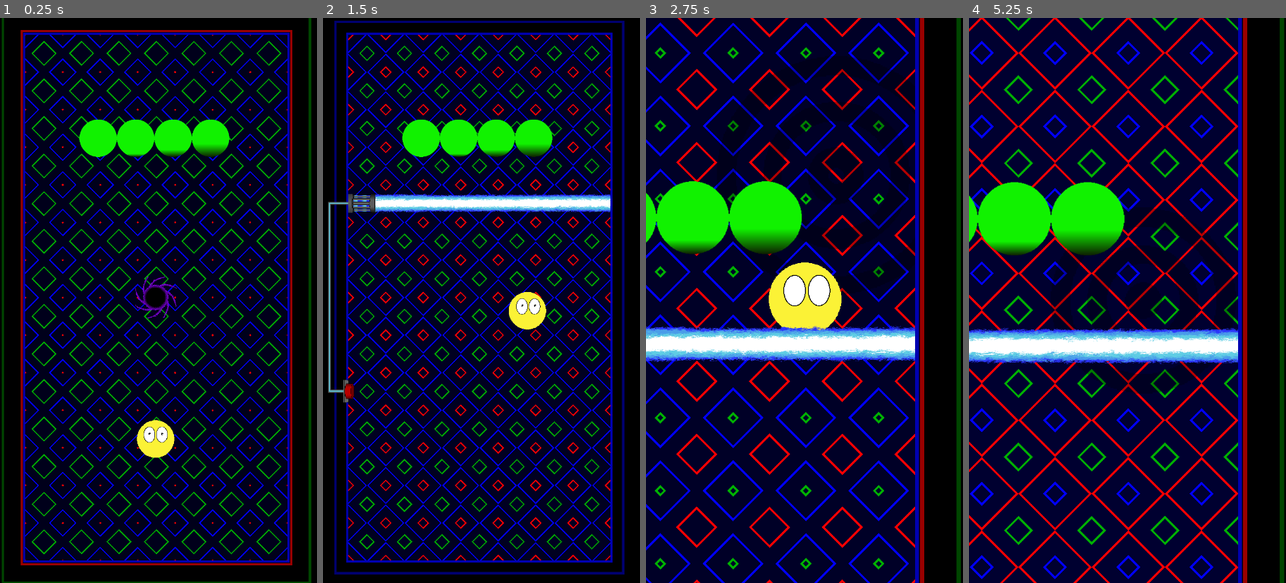
Above: before the commit, frames 1-4 (left to right).
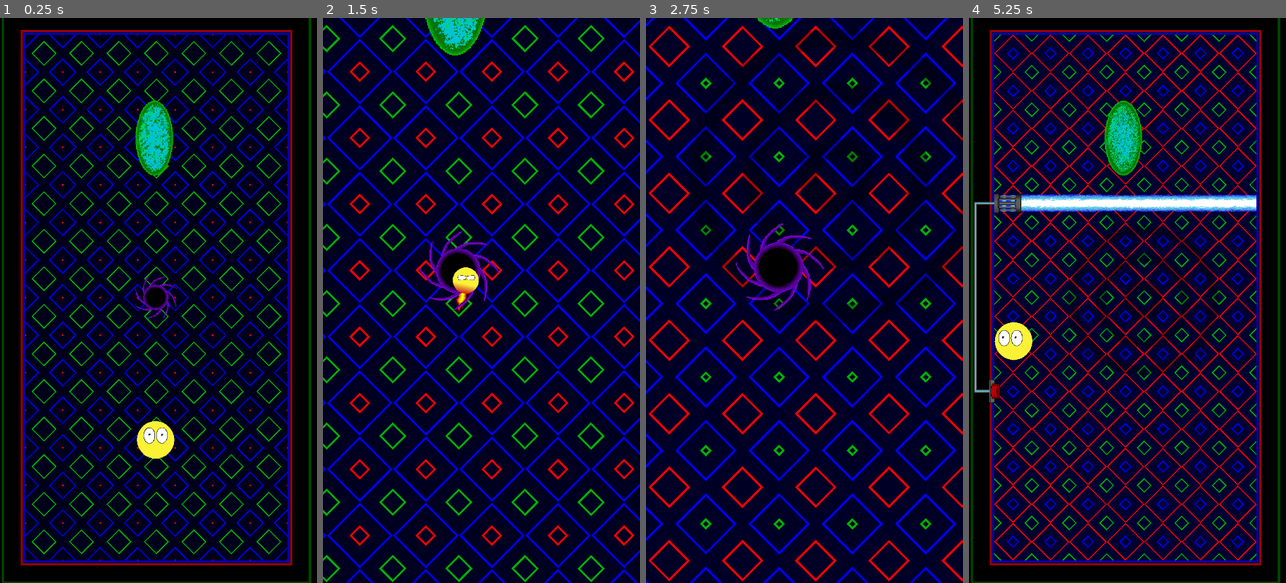
Above: after the commit, the same moments.

Repository: MisinformedOwl/GravityBlitz
Game: Godot game, scene res://game.tscn
Two runs of this game, one before a commit and one after it. Both use one fixed random seed, a clock stepped at 60 frames per second and the inputs below.
Inputs (mouse positions are in pixels of both pictures, inside the frame that each line leads up to):
- Up to frame 1 (0.25 s): no input
- Up to frame 2 (1.5 s): move the mouse to (551, 272) at 0.52 s; press the mouse at (551, 272) at 0.53 s; move the mouse to (418, 328) at 1.27 s; release the mouse at (418, 328) at 1.28 s; click (418, 328) at 1.35 s
- Up to frame 3 (2.75 s): move the mouse to (836, 176) at 2.02 s; press the mouse at (836, 176) at 2.03 s
- Up to frame 4 (5.25 s): move the mouse to (1111, 413) at 2.77 s; release the mouse at (1111, 413) at 2.78 s; click (1111, 413) at 2.85 s; move the mouse to (1222, 385) at 3.52 s; press the mouse at (1222, 385) at 3.53 s; move the mouse to (1032, 215) at 4.27 s; release the mouse at (1032, 215) at 4.28 s; click (1032, 215) at 4.35 s; move the mouse to (1143, 300) at 5.02 s; press the mouse at (1143, 300) at 5.03 s

The runs differ from the first frame. In frame 1, 3.3% of the frame differs, in the area x 24-73%, y 14-78%; in frame 2, 50%; in frame 3, 46%; in frame 4, 51%, in the area x 0-100%, y 0-100%.

Commit message:
Added black hole death animation, also added more features for managing deaths. Added a portal animation for the goal. However i'm unhappy with it and will be coming back to it.

Diff:
--- a/Levels/Level 22.tscn
+++ b/Levels/Level 22.tscn
@@ -190,7 +190,7 @@
 position = Vector2(-63, 0)
 tile_set = SubResource("TileSet_watif")
 format = 2
-layer_0/tile_data = PackedInt32Array(-65536, 65536, 1, -6553 …(497 unchanged characters)… 589811, 65536, 2, 524275, 0, 0, 131059, 196608, 2, 196595, 196608, 2, 262131, 196608, 2, 327667, 196608, 2, 393203, 196608, 2, 458739, 196608, 2, 65523, 65536, 1)
+layer_0/tile_data = PackedInt32Array(-65536, 65536, 1, -6553 …(497 unchanged characters)… 589811, 65536, 2, 524275, 0, 0, 131059, 65536, 1, 196595, 196608, 2, 262131, 196608, 2, 327667, 196608, 2, 393203, 196608, 2, 458739, 196608, 2)
 
 [node name="Collision" type="CollisionShape2D" parent="Button" index="2"]
 position = Vector2(0, 2.5)
@@ -223,32 +223,27 @@
 position = Vector2(-28, 960)
 rotation = 1.5708
 
-[node name="Laser Cannon7" parent="Button" index="10" instance=ExtResource("10_yottp")]
-position = Vector2(-1506, 64)
-rotation = -1.5708
-debugmode = true
-
-[node name="Laser Cannon8" parent="Button" index="11" instance=ExtResource("10_yottp")]
+[node name="Laser Cannon8" parent="Button" index="10" instance=ExtResource("10_yottp")]
 position = Vector2(-1506, 192)
 rotation = -1.5708
 
-[node name="Laser Cannon9" parent="Button" index="12" instance=ExtResource("10_yottp")]
+[node name="Laser Cannon9" parent="Button" index="11" instance=ExtResource("10_yottp")]
 position = Vector2(-1506, 320)
 rotation = -1.5708
 
-[node name="Laser Cannon10" parent="Button" index="13" instance=ExtResource("10_yottp")]
+[node name="Laser Cannon10" parent="Button" index="12" instance=ExtResource("10_yottp")]
 position = Vector2(-1506, 447)
 rotation = -1.5708
 
-[node name="Laser Cannon11" parent="Button" index="14" instance=ExtResource("10_yottp")]
+[node name="Laser Cannon11" parent="Button" index="13" instance=ExtResource("10_yottp")]
 position = Vector2(-1506, 576)
 rotation = -1.5708
 
-[node name="Laser Cannon12" parent="Button" index="15" instance=ExtResource("10_yottp")]
+[node name="Laser Cannon12" parent="Button" index="14" instance=ExtResource("10_yottp")]
 position = Vector2(-1506, 704)
 rotation = -1.5708
 
-[node name="Laser Cannon13" parent="Button" index="16" instance=ExtResource("10_yottp")]
+[node name="Laser Cannon13" parent="Button" index="15" instance=ExtResource("10_yottp")]
 position = Vector2(-1506, 832)
 rotation = -1.5708
 
--- a/Levels/Level 30.tscn
+++ b/Levels/Level 30.tscn
@@ -14,5 +14,10 @@
 [node name="Wall" parent="." index="3"]
 layer_0/tile_data = PackedInt32Array(0, 0, 1, 65536, 0, 1, 131072, 0, 1, 196608, 0, 1, 262144, 0, 1, 327680, 0, 1, 3932 …(685 unchanged characters)…
 
+[node name="Player" parent="." index="4"]
+z_index = 0
+
 [node name="Black Hole" parent="." index="7" instance=ExtResource("2_uogtt")]
 position = Vector2(575, 897)
+
+[editable path="Player"]
--- a/MapFunctionality.gd
+++ b/MapFunctionality.gd
@@ -10,6 +10,7 @@
 
 var goals = []
 var gPointers = []
+var playerDying : bool = false
 
 signal goal_reached
 signal playerDeath
@@ -57,11 +58,16 @@
 	mouseInput()
 	background.position = camera.position
 
-func _playerDying():
-	if !camera.moving:
-		camera.set_physics_process(true)
-	var tween = create_tween()
-	tween.tween_property(camera, "zoom", Vector2(1.3,1.3), 1).set_trans(Tween.TRANS_QUAD)
+func _playerDying(cause):
+	if !playerDying:
+		var tween = create_tween()
+		tween.tween_property(camera, "zoom", Vector2(1.3, 1.3), 1).set_trans(Tween.TRANS_QUAD)
+		if !camera.moving:
+			camera.set_physics_process(true)
+		if cause == "blackhole":
+			camera.position = player.position
+			camera.set_physics_process(false)
+		playerDying = true
 
 func _goal_reached(_body):
 	emit_signal("goal_reached")
--- a/Mechanics and Assets/Black Hole.gd
+++ b/Mechanics and Assets/Black Hole.gd
@@ -2,6 +2,7 @@
 
 var playerInGrav: bool = false
 var player: CharacterBody2D
+var gravMult: float = 1.0
 @onready var sprite = $AnimatedSprite2D
 
 func _ready():
@@ -10,10 +11,12 @@
 
 func _on_body_entered(body):
 	if body.name == "Player":
-		body.blackHoleDeath()
+		gravMult = 20.0
+		body.blackHoleDeath(position)
 
 func _physics_process(_delta):
-	player.grav(global_position, false, lerp(1.1, 0.0, clamp(player.global_position.distance_to(global_position) / 1000.0, 0.0, 1.0)))
+	print(gravMult)
+	player.grav(global_position, false, lerp(1.0*gravMult, 0.0, clamp(player.global_position.distance_to(global_position) / 1000.0, 0.0, 1.0)))
 
 func _on_area_2d_body_entered(body):
 	if body.name == "Player":
--- a/Mechanics and Assets/Goal.gd
+++ b/Mechanics and Assets/Goal.gd
@@ -1 +1,5 @@
 extends Area2D
+@onready var sprite = $Sprite
+
+func _ready():
+	sprite.play("default")
--- a/Mechanics and Assets/Goal.tscn
+++ b/Mechanics and Assets/Goal.tscn
@@ -1,17 +1,54 @@
-[gd_scene load_steps=4 format=3 uid="uid://8uqvnx8qycrk"]
+[gd_scene load_steps=9 format=3 uid="uid://8uqvnx8qycrk"]
 
 [ext_resource type="Script" path="res://Mechanics and Assets/Goal.gd" id="1_5epr8"]
-[ext_resource type="Texture2D" uid="uid://c4mtdao8fd4u7" path="res://ball.png" id="1_s4rq4"]
+[ext_resource type="Texture2D" uid="uid://fjnhaxvyo7i" path="res://Mechanics and Assets/goal.png" id="2_hhoxq"]
+
+[sub_resource type="AtlasTexture" id="AtlasTexture_c42mk"]
+atlas = ExtResource("2_hhoxq")
+region = Rect2(0, 0, 128, 128)
+
+[sub_resource type="AtlasTexture" id="AtlasTexture_o7sau"]
+atlas = ExtResource("2_hhoxq")
+region = Rect2(128, 0, 128, 128)
+
+[sub_resource type="AtlasTexture" id="AtlasTexture_pjsp8"]
+atlas = ExtResource("2_hhoxq")
+region = Rect2(256, 0, 128, 128)
+
+[sub_resource type="AtlasTexture" id="AtlasTexture_1ugir"]
+atlas = ExtResource("2_hhoxq")
+region = Rect2(384, 0, 128, 128)
+
+[sub_resource type="SpriteFrames" id="SpriteFrames_tu64d"]
+animations = [{
+"frames": [{
+"duration": 1.0,
+"texture": SubResource("AtlasTexture_c42mk")
+}, {
+"duration": 1.0,
+"texture": SubResource("AtlasTexture_o7sau")
+}, {
+"duration": 1.0,
+"texture": SubResource("AtlasTexture_pjsp8")
+}, {
+"duration": 1.0,
+"texture": SubResource("AtlasTexture_1ugir")
+}],
+"loop": true,
+"name": &"default",
+"speed": 10.0
+}]
 
 [sub_resource type="CircleShape2D" id="CircleShape2D_4yvex"]
-radius = 18.0
+radius = 32.249
 
 [node name="Goal" type="Area2D"]
+scale = Vector2(2, 2)
 script = ExtResource("1_5epr8")
 
-[node name="Sprite" type="Sprite2D" parent="."]
-modulate = Color(0.0666666, 1, 0, 1)
-texture = ExtResource("1_s4rq4")
+[node name="Sprite" type="AnimatedSprite2D" parent="."]
+texture_filter = 1
+sprite_frames = SubResource("SpriteFrames_tu64d")
 
 [node name="Collision" type="CollisionShape2D" parent="."]
 shape = SubResource("CircleShape2D_4yvex")
--- a/Mechanics and Assets/Player.tscn
+++ b/Mechanics and Assets/Player.tscn
@@ -103,12 +103,42 @@
 "values": [Vector2(0, 0), Vector2(0, 600)]
 }
 
+[sub_resource type="Animation" id="Animation_w05mf"]
+resource_name = "blackholeDeath"
+length = 2.0
+tracks/0/type = "value"
+tracks/0/imported = false
+tracks/0/enabled = true
+tracks/0/path = NodePath(".:scale")
+tracks/0/interp = 1
+tracks/0/loop_wrap = true
+tracks/0/keys = {
+"times": PackedFloat32Array(0, 1.1),
+"transitions": PackedFloat32Array(1, 1),
+"update": 0,
+"values": [Vector2(1, 1), Vector2(1e-05, 1e-05)]
+}
+
 [sub_resource type="Animation" id="Animation_m11gg"]
 resource_name = "laserDeath"
+length = 2.0
+tracks/0/type = "value"
+tracks/0/imported = false
+tracks/0/enabled = true
+tracks/0/path = NodePath(".:scale")
+tracks/0/interp = 1
+tracks/0/loop_wrap = true
+tracks/0/keys = {
+"times": PackedFloat32Array(),
+"transitions": PackedFloat32Array(),
+"update": 0,
+"values": []
+}
 
 [sub_resource type="AnimationLibrary" id="AnimationLibrary_m3xdx"]
 _data = {
 "Pitfall Death": SubResource("Animation_pdf86"),
+"blackholeDeath": SubResource("Animation_w05mf"),
 "laserDeath": SubResource("Animation_m11gg")
 }
 
@@ -272,6 +302,7 @@
 }]
 
 [node name="Player" type="CharacterBody2D"]
+z_index = 3
 texture_filter = 1
 collision_layer = 2
 collision_mask = 2
--- a/Player.gd
+++ b/Player.gd
@@ -3,12 +3,14 @@
 @onready var eyes = $Eyes
 @onready var fire = $FireAnim
 @onready var sprite = $Sprite
+@onready var animation = $AnimationPlayer
+
 
 const SPEEDTHRESHOLD = 13
 
 signal death
 signal movedATile
-signal playerDying
+signal playerDying(String)
 
 var dying             : bool = false
 var currSpeed         : float
@@ -23,6 +25,7 @@
 
 func _ready():
 	fire.play()
+	z_index = 1
 
 func decodeVelocity(pos,dist,dir, inverse : int = 0, str: float = 1):
 	velocity += ((pos-global_position)/(dist/40) * (1 - 2 * inverse) * str)
@@ -63,7 +66,7 @@
 	if !dying:
 		sprite.rotation = 0
 		lockdownAnims()
-		moveCameraDeath()
+		moveCameraDeath("laser")
 		var ShaderMat = ShaderMaterial.new()
 		ShaderMat.shader = shaders[0]
 		ShaderMat.set_shader_parameter("time", Time.get_ticks_msec()/1000)
@@ -71,21 +74,28 @@
 		eyes.material = ShaderMat
 		eyes.closeEyes()
 		dying = true
+		animation.play("laserDeath")
 
-func blackHoleDeath():
-	dead()
+func blackHoleDeath(pos):
+	if !dying:
+		moveCameraDeath("blackhole")
+		lockdownAnims()
+		animation.play("blackholeDeath")
+		set_physics_process(false)
+		var tween = create_tween()
+		tween.tween_property(self, "position", pos, 1)
 
 func pitfallDeath():
-	moveCameraDeath()
+	moveCameraDeath("pitfall")
 	set_physics_process(false)
 	lockdownAnims()
-	$AnimationPlayer.play("Pitfall Death")
+	animation.play("Pitfall Death")
 
 func dead():
 	emit_signal("death")
 
-func moveCameraDeath():
-	emit_signal("playerDying")
+func moveCameraDeath(cause: String):
+	playerDying.emit(cause)
 
 func _physics_process(delta):
 	velocity -= velocity/200
@@ -111,7 +121,7 @@
 	if !dying:
 		setSpriteAnim()
 	else:
-		velocity -= velocity/10
+		velocity /= 2
 
 func setSpriteAnim():
 	sprite.rotation = dir
Not shown: 1 places in Mechanics and Assets/Player.tscn that only renumber resources
Binary file added: Mechanics and Assets/goal.aseprite
Binary file added: Mechanics and Assets/goal.png
Not shown, added: Mechanics and Assets/goal.png.import
